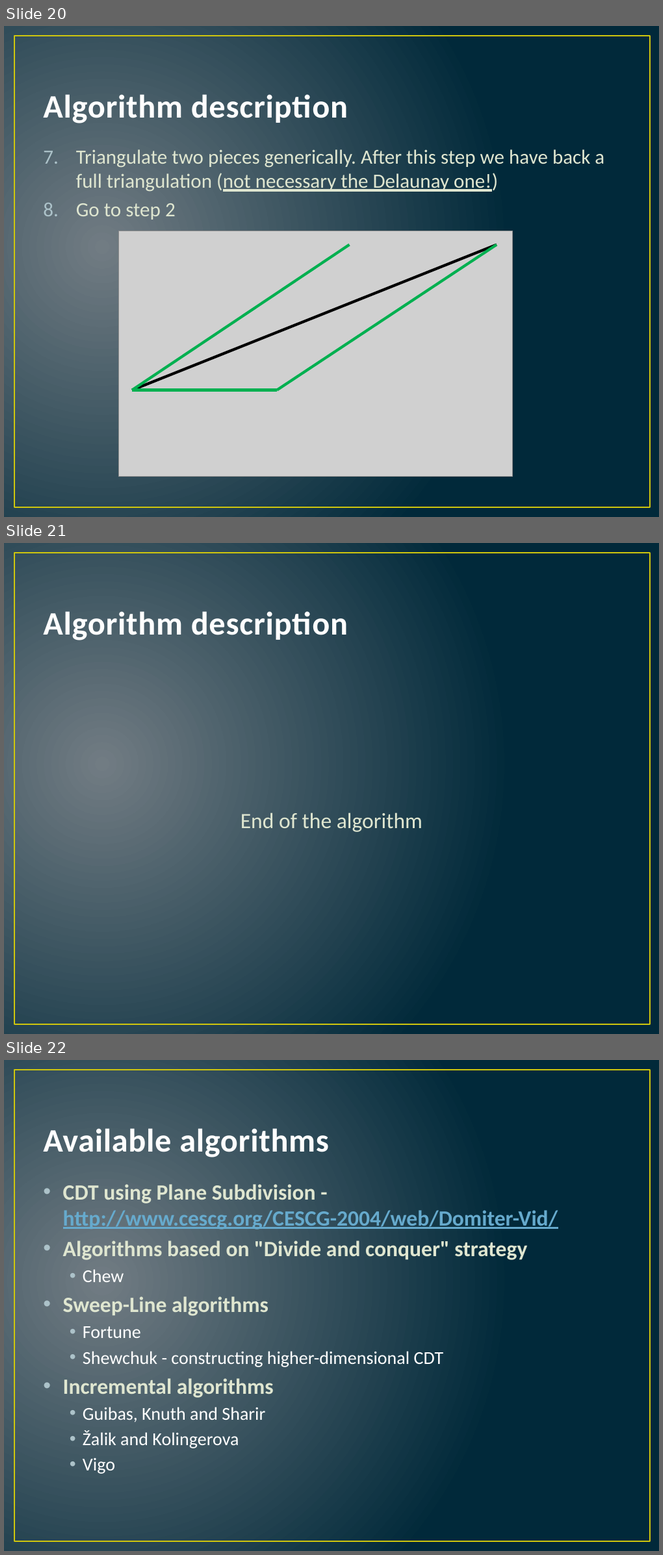
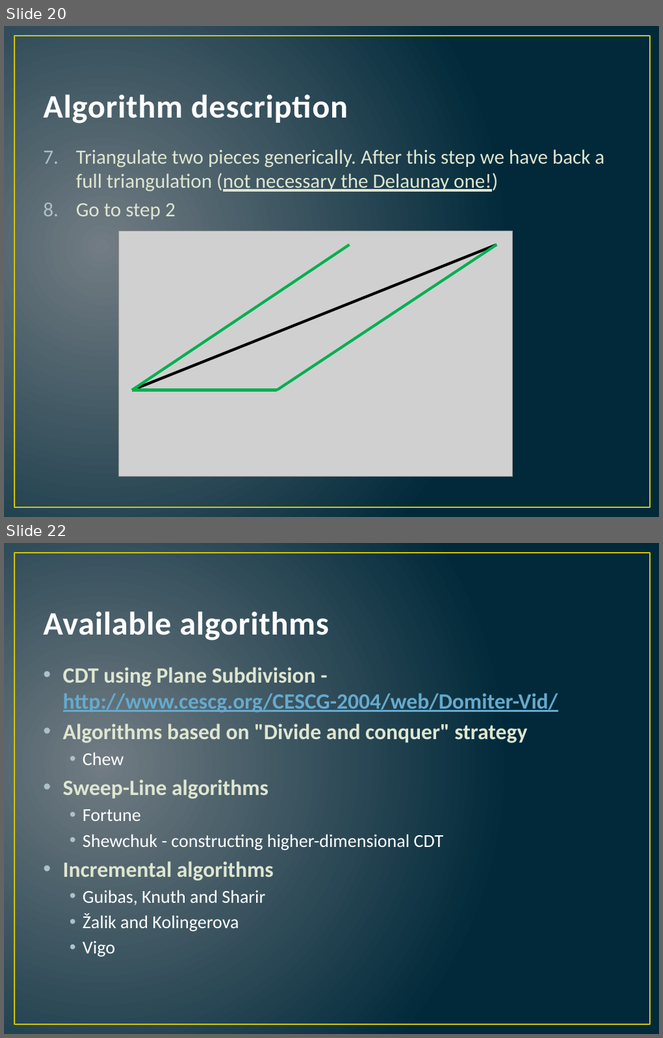
Before and after one commit to hugebdu/jdt-refactored, a slide deck: extra/CDT.pptx. Shown one above the other, each under a label of ours: slides 20, 21 and 22 before the commit, slides 20 and 22 after it; the slides between them are not shown. The pictures are 663x1555 and 663x1038 pixels, drawn with LibreOffice and Linux fonts; fonts in the diff are those of the drawing; grey boxes stand for pictures. Boxes give left, top, right and bottom in pixels: in the first picture for what was removed or moved away, otherwise in the second. Text is boxed around its words. In the diff, an @@ line names an element or a change of style, - is before the commit and + after.

```diff
--- a/extra/CDT.pptx
+++ b/extra/CDT.pptx
@@ slide 21 removed at [4,543,659,1034], background gradient #717C84 to #01293A; not listed: 1 template element that a slide beside it also shows @@
@@ title removed at [43,611,348,641] @@
-Algorithm description
@@ text removed at [241,813,423,832] @@
-End of the algorithm
```
Also in this commit, not shown: 1 slide changed, 1 slide added.
